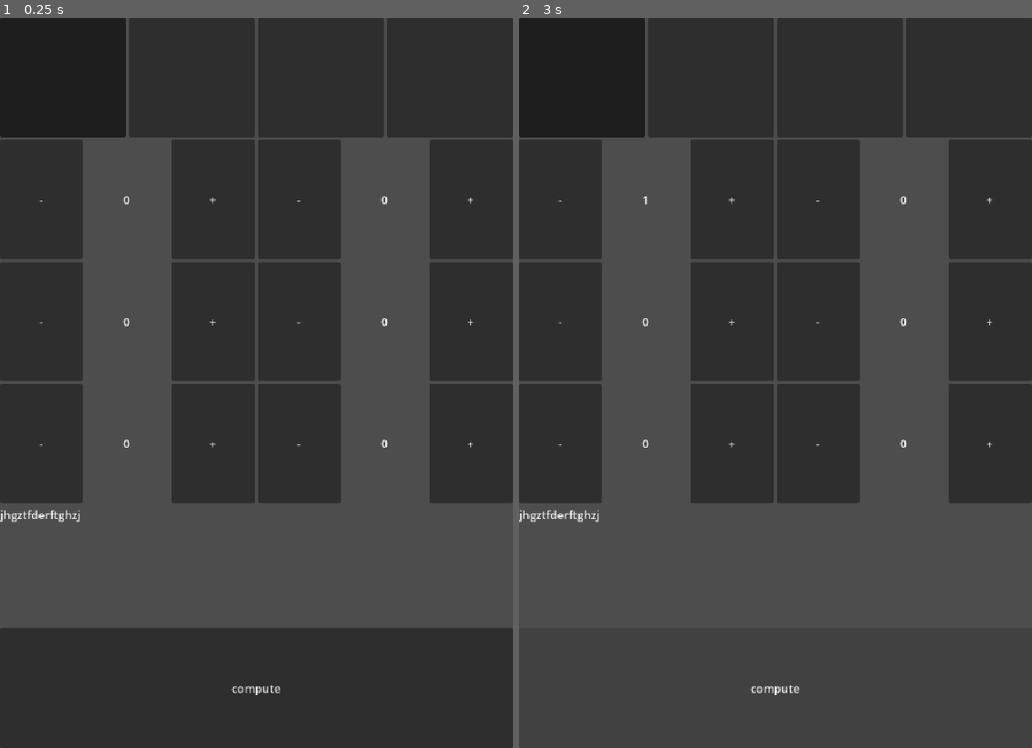
Above: before the commit, frames 1-2 (left to right).
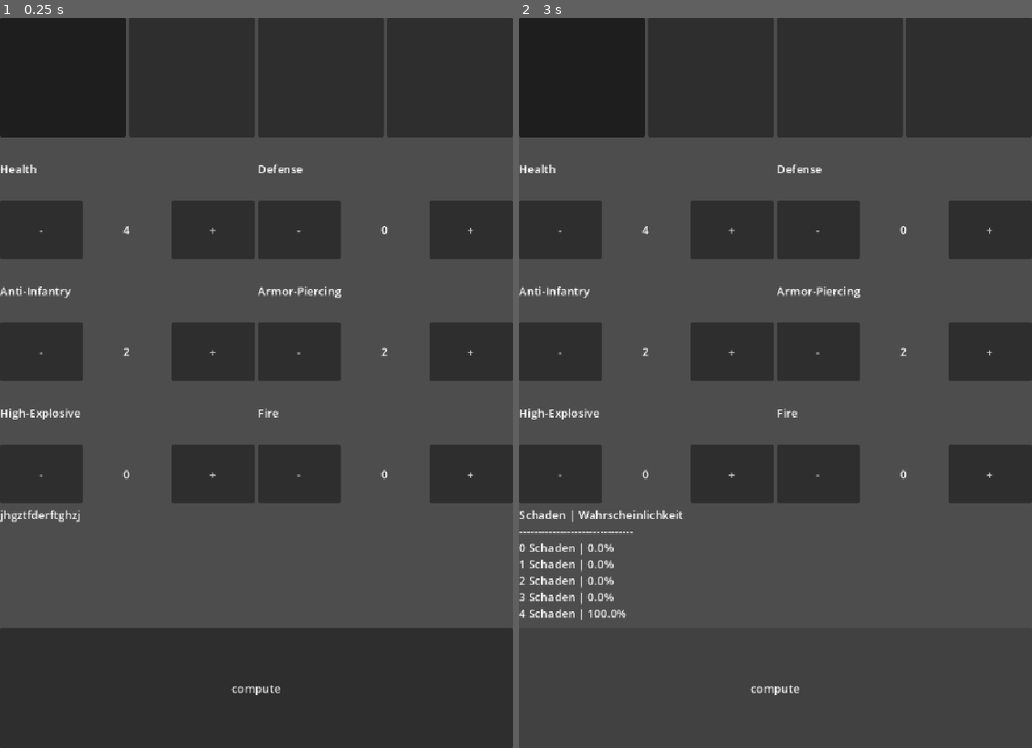
Above: after the commit, the same moments.

Repository: Z4H73N73TT3RN/diceTool
Game: Godot game, scene res://test.tscn
Same seed, same stepped clock (60 frames per second), same inputs: the game is played once before the commit and once after it.
Inputs (mouse positions are in pixels of both pictures, inside the frame that each line leads up to):
- Up to frame 1 (0.25 s): no input
- Up to frame 2 (3 s): click (580, 76) at 0.5 s; click "-" at 1.25 s; click "+" at 2 s; click "compute" at 2.75 s

The runs differ from the first frame. In frame 1, 16% of the frame differs, in the area x 0-100%, y 16-64%; in frame 2, 17%, in the area x 0-100%, y 16-83%.

Commit message:
python into gd

Diff:
--- a/counter_control.gd
+++ b/counter_control.gd
@@ -2,23 +2,36 @@
 class_name CounterControl
 
 signal value_changed(new_value: int)
+@onready var labelTitle: Label = $VBoxContainer/Label
+@onready var labelValue: Label = $VBoxContainer/HBoxContainer/LabelValue
+@onready var btnMinus: Button = $VBoxContainer/HBoxContainer/BtnMinus
+@onready var btnPlus: Button = $VBoxContainer/HBoxContainer/BtnPlus
 
 @export var title: String = "Counter":
 	set(v):
 		title = v
-		if is_node_ready(): $HBoxContainer/LabelTitle.text = v
+		if is_node_ready(): labelTitle.text = v
 
 @export var value: int = 0:
 	set(v):
 		value = max(0, v)
-		if is_node_ready(): $HBoxContainer/LabelValue.text = str(value)
+		#if is_node_ready(): $HBoxContainer/LabelValue.text = str(value)
+		if is_node_ready(): labelValue.text = str(value)
 
 func _ready() -> void:
 	#$HBoxContainer/LabelTitle.text = title
-	$HBoxContainer/LabelValue.text = str(value)
-	$HBoxContainer/BtnMinus.pressed.connect(func(): value -= 1; value_changed.emit(value))
-	$HBoxContainer/BtnPlus.pressed.connect(func(): value += 1; value_changed.emit(value))
+	#$HBoxContainer/LabelValue.text = str(value)
+	labelValue.text = str(value)
+	#$HBoxContainer/BtnMinus.pressed.connect(func(): value -= 1; value_changed.emit(value))
+	#$HBoxContainer/BtnPlus.pressed.connect(func(): value += 1; value_changed.emit(value))
+	btnMinus.pressed.connect(func(): value -= 1; value_changed.emit(value))
+	btnPlus.pressed.connect(func(): value += 1; value_changed.emit(value))
 
 func getValue() -> int:
 	return value
-	#return $HBoxContainer/LabelValue.text
+
+func setValue(_value: int ):
+	value = _value
+
+func setTitle(_title: String):
+	title = _title
--- a/counter_control.tscn
+++ b/counter_control.tscn
@@ -15,7 +15,7 @@
 script = ExtResource("1_wcxvy")
 metadata/_edit_group_ = true
 
-[node name="HBoxContainer" type="HBoxContainer" parent="." unique_id=1916162048]
+[node name="VBoxContainer" type="VBoxContainer" parent="." unique_id=279478250]
 layout_mode = 1
 anchors_preset = 15
 anchor_right = 1.0
@@ -23,20 +23,28 @@
 grow_horizontal = 2
 grow_vertical = 2
 
-[node name="BtnMinus" type="Button" parent="HBoxContainer" unique_id=189252409]
+[node name="Label" type="Label" parent="VBoxContainer" unique_id=1518994033]
+layout_mode = 2
+size_flags_vertical = 6
+
+[node name="HBoxContainer" type="HBoxContainer" parent="VBoxContainer" unique_id=1916162048]
+layout_mode = 2
+size_flags_vertical = 3
+
+[node name="BtnMinus" type="Button" parent="VBoxContainer/HBoxContainer" unique_id=189252409]
 custom_minimum_size = Vector2(48, 48)
 layout_mode = 2
 size_flags_horizontal = 3
 text = "-"
 
-[node name="LabelValue" type="Label" parent="HBoxContainer" unique_id=12769769]
+[node name="LabelValue" type="Label" parent="VBoxContainer/HBoxContainer" unique_id=12769769]
 layout_mode = 2
 size_flags_horizontal = 6
 text = "0"
 horizontal_alignment = 1
 vertical_alignment = 1
 
-[node name="BtnPlus" type="Button" parent="HBoxContainer" unique_id=1097317596]
+[node name="BtnPlus" type="Button" parent="VBoxContainer/HBoxContainer" unique_id=1097317596]
 custom_minimum_size = Vector2(48, 48)
 layout_mode = 2
 size_flags_horizontal = 3
--- a/test.gd
+++ b/test.gd
@@ -17,6 +17,7 @@
 @onready var counter_ap: CounterControl = $VBoxContainer/HBoxContainer/counter_ap
 @onready var counter_he: CounterControl = $VBoxContainer/HBoxContainer2/counter_he
 @onready var counter_flames: CounterControl = $VBoxContainer/HBoxContainer2/counter_flame
+@onready var output: RichTextLabel = $VBoxContainer/HBoxContainer4/RichTextLabel
 #endregion
 
 var selectedType = null
@@ -29,6 +30,16 @@
 		btn.toggle_mode = true
 		btn.pressed.connect(func(): _on_button_pressed(i))
 	buttons[TYPES.INFANTRY].button_pressed = true
+	health.setValue(4)
+	health.setTitle("Health")
+	defense.setTitle("Defense")
+	counter_ai.setTitle("Anti-Infantry")
+	counter_ai.setValue(2)
+	counter_ap.setTitle("Armor-Piercing")
+	counter_ap.setValue(2)
+	counter_he.setTitle("High-Explosive")
+
+	counter_flames.setTitle("Fire")
 
 func _on_button_pressed(selected_index: int) -> void:
 	selectedType = selected_index
@@ -38,11 +49,13 @@
 		buttons[i].button_pressed = (i == selected_index)
 
 func getDefenseDices() -> int:
+	var _defenseDices = 0
 	match selectedType:
-		TYPES.INFANTRY:	return counter_ai.getValue()
-		TYPES.LIGHT: return counter_ap.getValue()
-		TYPES.LIGHT: return counter_ap.getValue()
-		_: return 0
+		TYPES.INFANTRY:	_defenseDices + counter_ap.getValue()
+		TYPES.LIGHT: _defenseDices + counter_ai.getValue() + counter_he.getValue()
+		TYPES.HEAVY: _defenseDices + counter_ap.getValue() + counter_he.getValue()
+		_: _defenseDices + 0
+	return _defenseDices + defense.getValue()
 
 func getDamageDices() -> int:
 	match selectedType:
@@ -57,14 +70,64 @@
 		_: return 0
 
 func _on_compute_button_button_up() -> void:
-	var defenseDices = getDefenseDices()
+	var defenseRolls = getDefenseDices()
+	var unavoidableDamage = getUnavaidoableDamage()
+	var damageRolls = getDamageDices()
+	var heDamageRolls = counter_he.getValue()
+
 	print("selected type: ", selectedType)
-	print("defense ", defenseDices)
-	print("un damage ", getUnavaidoableDamage())
-	print("damagerolls ", getDamageDices())
-	var rolls = Array()
-	var p = 2.0/3.0
-	for n in defenseDices:
-		rolls.append(DiceCalculator.binom_pmf(defenseDices,n, p))
+	print("health ", health.getValue())
+	print("defense ", defenseRolls)
+	print("ai: ", counter_ai.getValue())
+	print("ap: ", counter_ap.getValue())
+	print("un damage ", unavoidableDamage)
+	print("damagerolls ", damageRolls)
+	#
+	var dice_he: Dictionary = { 0: 1.0/3.0, 1: 1.0/2.0, 2: 1.0/6.0 }
+	var dice_pb_ai: Dictionary = { 0: 0.0, 1: 1.0 }
 
-	print(rolls)
+	var liste_von_wuerfeln: Array = []
+# 1. Alle benötigten Angriffswürfel in einer Liste sammeln
+	for i in range(damageRolls):
+		# Für jeden Standard-Angriffswürfel (AI/PB) dessen Wahrscheinlichkeiten hinzufügen
+		liste_von_wuerfeln.append(dice_pb_ai)
+	for i in range(heDamageRolls):
+		# Für jeden Hochexplosiv-Würfel (HE) dessen Wahrscheinlichkeiten hinzufügen
+		liste_von_wuerfeln.append(dice_he)
+	# 2. Gesamtwahrscheinlichkeiten berechnen (Faltung):
+	# Berechnet für alle Würfel zusammen, wie wahrscheinlich jede mögliche Gesamtschadenssumme ist
+	var endverteilung: Dictionary = DiceCalculator.falte_wahrscheinlichkeiten(liste_von_wuerfeln)
+
+	# 3. Für jeden Schadenswert berechnen, wie wahrscheinlich die passende Verteidigung ist
+	var abwehrRolls: Array = []
+	var sorted_keys: Array = endverteilung.keys()
+	sorted_keys.sort()
+
+	for defenseRoll in sorted_keys:
+		# Binomialverteilung: defenseRolls = Anzahl Würfel, defenseRoll = benötigte Erfolge, 2/3 = Erfolgswahrscheinlichkeit
+		var abwehr = DiceCalculator.binom_pmf(defenseRolls, defenseRoll, 2.0 / 3.0)
+		abwehrRolls.append(abwehr)
+
+	# 4. Abwehr-Ergebnisse in Dictionary umwandeln (Index = abgefangener Schaden)
+	var abwehrDict: Dictionary = {}
+	for i in range(abwehrRolls.size()):
+		abwehrDict[i] = abwehrRolls[i]
+
+	# 5. Eingehenden Schaden um die abgewehrten Treffer reduzieren (Nettoschaden)
+	var reduction: Dictionary = DiceCalculator.apply_reduction(endverteilung, abwehrDict)
+
+	print(endverteilung)
+	#output.text = str(endverteilung) + "\n" +str(abwehrRolls) + "\n"+str(abwehrDict)+ "\n" + str(reduction)
+	# 6. Ergebnisse für die Anzeige im RichTextLabel formatieren
+	var log_text: String = "Schaden | Wahrscheinlichkeit\n"
+	log_text += "-------------------------------\n"
+
+	var sorted_reduction_keys: Array = reduction.keys()
+	sorted_reduction_keys.sort()
+
+	for damage_val in sorted_reduction_keys:
+		var prob: float = reduction[damage_val]
+		# Formatiert die Wahrscheinlichkeit als Prozentwert mit 2 Nachkommastellen
+		log_text += str(damage_val) + " Schaden | " + str(snapped(prob * 100.0, 0.01)) + "%\n"
+
+	output.text = log_text
